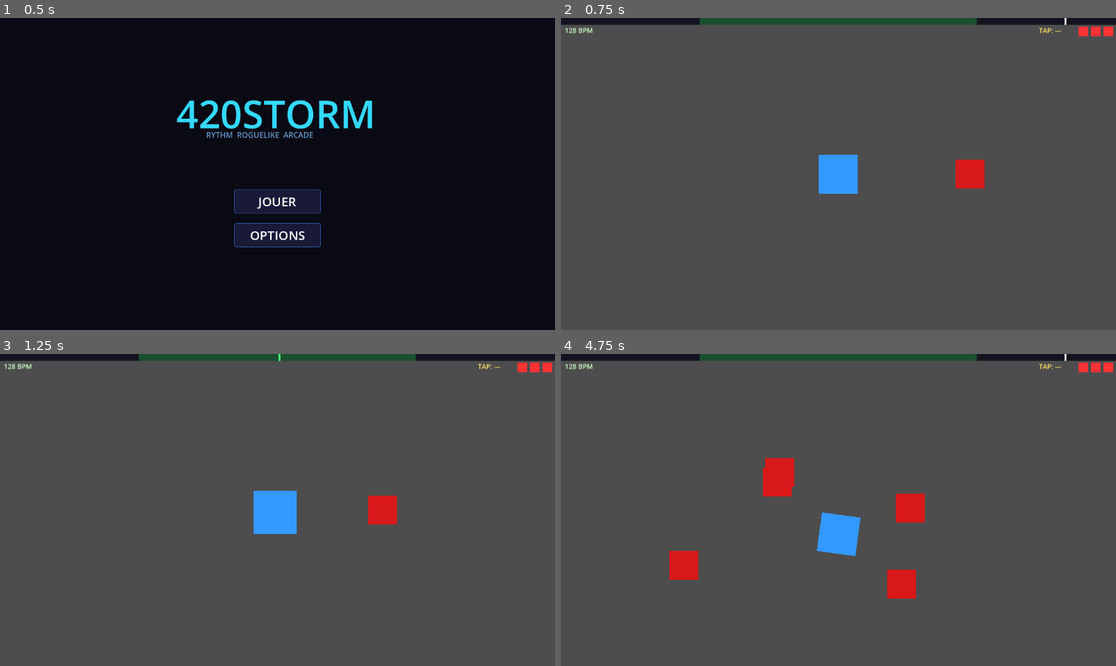
Above: before the commit, frames 1-4 (two rows, left to right).
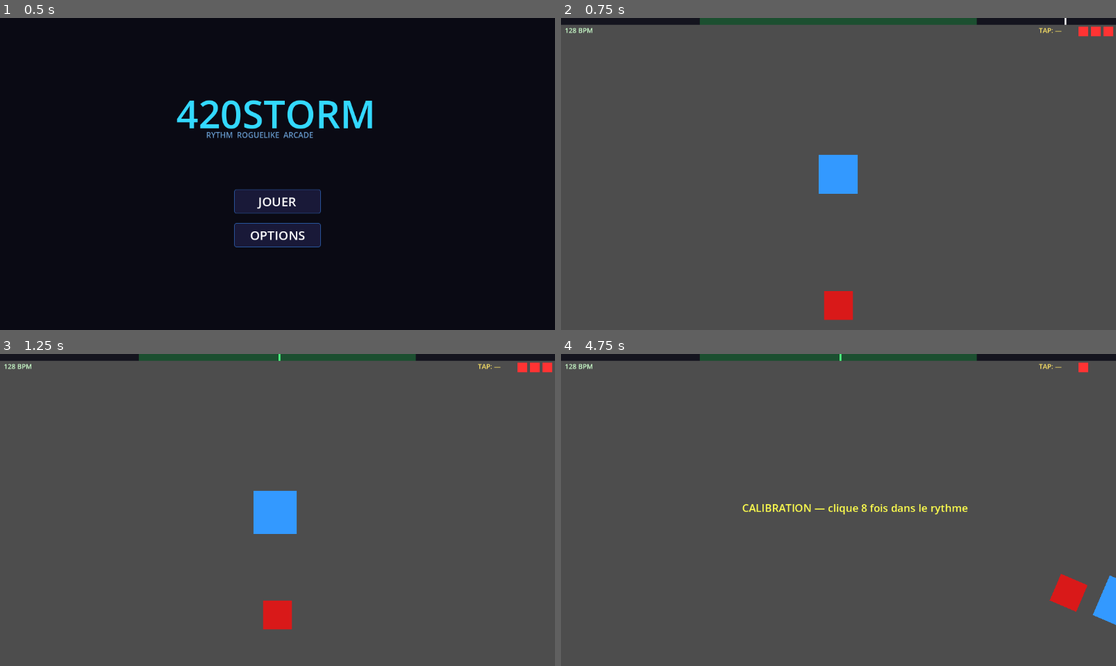
Above: after the commit, the same moments.

Repository: Telooss/420STROM
Game: Godot game, scene res://scenes/menu.tscn
Two runs of this game, one before a commit and one after it. Both use one fixed random seed, a clock stepped at 60 frames per second and the inputs below.
Inputs (mouse positions are in pixels of both pictures, inside the frame that each line leads up to):
- Up to frame 1 (0.5 s): no input
- Up to frame 2 (0.75 s): click "JOUER" at 0.5 s
- Up to frame 3 (1.25 s): no input
- Up to frame 4 (4.75 s): tap Enter at 1.25 s; move the mouse to (960, 494) at 1.27 s; hold D 1.28-2.03 s; tap R at 1.35, 2.1, 3.05, 3.8, 4.55 s; click (960, 494) at 1.42 s; move the mouse to (727, 525) at 2.02 s; hold S 2.03-2.78 s; move the mouse to (894, 441) at 2.77 s; hold Z 2.78-3.53 s; hold D 2.78-4.28 s; move the mouse to (810, 572) at 3.52 s; tap Q at 3.6 s; click (810, 572) at 3.67 s; move the mouse to (1005, 556) at 4.27 s; hold S from 4.28 s (still down); tap C at 4.35 s

Frame 1 is identical in both runs. In frame 2, 1.0% of the frame differs, in the area x 47-77%, y 45-97%; in frame 3, 1.0%; in frame 4, 4.5%, in the area x 19-100%, y 0-87%.
Error before the commit: Trying to call an async function without "await". (res://scripts/beat_controller.gd:160)

Commit message:
fix: game over propre — world node + freeze input + restart clean
- _world Node2D : ennemis/projectiles enfants de la scène → nettoyés au reload
- _dead bloque _process et _input immédiatement
- Game over : vide _world, stop musique, affiche overlay
- Restart R géré dans beat_controller (plus dans HUD)
- Fix scope vp dans show_game_over

Co-Authored-By: Claude Sonnet 4.6 <noreply@anthropic.com>

Diff:
--- a/scripts/beat_controller.gd
+++ b/scripts/beat_controller.gd
@@ -6,6 +6,7 @@
 ## ⚠ Doit rester identique à hit_window_ms dans hud.gd
 @export var hit_window_ms: float = 234.0
 @export var speed: float = 300.0
+@export var max_hp: int = 3
 
 @onready var player_rect: ColorRect = $ColorRect
 
@@ -18,8 +19,6 @@
 signal calibration_status(text: String)
 signal combo_changed(count: int)
 signal hp_changed(current: int, maximum: int)
-
-@export var max_hp: int = 3
 
 var beat_interval: float = 0.5
 var combo: int = 0
@@ -33,6 +32,7 @@
 var _click_player: AudioStreamPlayer
 var _hit_cooldown: bool = false
 var _dead: bool = false
+var _world: Node2D  # Conteneur pour ennemis + projectiles — nettoyé au reload
 
 const BASE_COLOR  := Color(0.2, 0.6, 1.0, 1)
 const THUNK_COLOR := Color(1.0, 1.0, 1.0, 1)
@@ -42,10 +42,16 @@
 	add_to_group("player")
 	hp = max_hp
 	player_rect.color = BASE_COLOR
+
+	_world = Node2D.new()
+	_world.name = "World"
+	add_child(_world)
+
 	_click_player = AudioStreamPlayer.new()
 	_click_player.stream = _make_click_stream()
 	_click_player.volume_db = 3.0
 	add_child(_click_player)
+
 	_load_settings()
 	MusicManager.song_changed.connect(_on_song_changed)
 	var songs := MusicManager.scan_songs()
@@ -60,6 +66,8 @@
 	beat_interval = 60.0 / MusicManager.current_bpm
 
 func _process(delta: float) -> void:
+	if _dead:
+		return
 	_handle_movement(delta)
 	look_at(get_global_mouse_position())
 	if not MusicManager.is_playing():
@@ -67,7 +75,6 @@
 	var phase_norm := fmod(_compensated_pos(), beat_interval) / beat_interval
 	var pulse := 1.0 + 0.12 * (cos(TAU * phase_norm) * 0.5 + 0.5)
 	player_rect.scale = Vector2(pulse, pulse)
-	# Click sonore sur chaque beat pendant la calibration (même pipeline audio que la musique)
 	if _calibrating and phase_norm < 0.05 and _last_phase > 0.95:
 		_click_player.play()
 	_last_phase = phase_norm
@@ -81,6 +88,12 @@
 	position += direction.normalized() * speed * delta
 
 func _input(event: InputEvent) -> void:
+	# Restart uniquement quand mort
+	if _dead:
+		if event is InputEventKey and event.pressed and event.keycode == KEY_R:
+			get_tree().reload_current_scene()
+		return
+
 	if event is InputEventKey and event.pressed and not event.echo:
 		if event.keycode == KEY_C:
 			_start_calibration()
@@ -91,13 +104,12 @@
 			else:
 				_on_player_shoot()
 
-# ── Calibration ──────────────────────────────────────────────────────────────
+# ── Calibration ───────────────────────────────────────────────────────────────
 
 func _start_calibration() -> void:
 	_calibrating = true
 	_calib_phases.clear()
 	calibration_status.emit("CALIBRATION — clique %d fois dans le rythme" % CALIB_TAPS)
-	print("=== Calibration démarrée — tape %d fois dans le rythme ===" % CALIB_TAPS)
 
 func _record_calib_tap() -> void:
 	if not MusicManager.is_playing():
@@ -106,13 +118,11 @@
 	_calib_phases.append(phase)
 	var remaining := CALIB_TAPS - _calib_phases.size()
 	calibration_status.emit("CALIBRATION — encore %d taps..." % remaining if remaining > 0 else "")
-	print("Tap %d/%d — phase %.0f%%" % [_calib_phases.size(), CALIB_TAPS, phase * 100])
 	if _calib_phases.size() >= CALIB_TAPS:
 		_finish_calibration()
 
 func _finish_calibration() -> void:
 	_calibrating = false
-	# Moyenne circulaire pour gérer le wrap-around (ex: 90% et 10% → moyenne ≈ 0%)
 	var sum_sin := 0.0
 	var sum_cos := 0.0
 	for p in _calib_phases:
@@ -123,7 +133,6 @@
 	MusicManager.latency_offset_ms = offset_ms
 	_save_settings(offset_ms)
 	calibration_status.emit("Calibration OK — offset %.0fms" % offset_ms)
-	print("=== Calibration terminée — offset appliqué : %.0fms ===" % offset_ms)
 
 func _save_settings(offset_ms: float) -> void:
 	var file := FileAccess.open(SETTINGS_PATH, FileAccess.WRITE)
@@ -138,7 +147,6 @@
 	file.close()
 	if data is Dictionary:
 		MusicManager.latency_offset_ms = float(data.get("latency_offset_ms", 0.0))
-		print("Settings chargés — latency_offset: %.0fms" % MusicManager.latency_offset_ms)
 
 # ── Gameplay ──────────────────────────────────────────────────────────────────
 
@@ -163,15 +171,17 @@
 	var p := PROJECTILE_SCENE.instantiate()
 	p.on_beat = on_beat
 	p.direction = Vector2.RIGHT.rotated(rotation)
-	get_parent().add_child(p)
+	_world.add_child(p)
 	p.global_position = global_position
 	var rect := p.get_node("ColorRect") as ColorRect
 	rect.color = Color(1.0, 1.0, 1.0, 1) if on_beat else Color(0.5, 0.5, 0.5, 0.6)
 
 func _spawn_enemy() -> void:
+	if _dead:
+		return
 	var e := ENEMY_SCENE.instantiate()
 	e.destroyed.connect(_on_enemy_destroyed)
-	get_parent().add_child(e)
+	_world.add_child(e)
 	var vp := get_viewport_rect()
 	var spawn_pos: Vector2
 	while true:
@@ -185,6 +195,8 @@
 		_thunk_hit()
 	else:
 		_miss()
+	if _dead:
+		return
 	await get_tree().create_timer(1.0).timeout
 	_spawn_enemy()
 
@@ -206,13 +218,11 @@
 	return maxf(MusicManager.get_playback_position() - song_offset, 0.0)
 
 func _thunk() -> void:
-	# Flash visuel au tir on-beat (pas de changement de combo)
 	player_rect.color = THUNK_COLOR
 	await get_tree().create_timer(0.05).timeout
 	player_rect.color = BASE_COLOR
 
 func _thunk_shot_miss() -> void:
-	# Tir off-beat dans le vide : feedback léger, pas de punition combo
 	player_rect.color = Color(0.5, 0.5, 0.5, 1)
 	await get_tree().create_timer(0.05).timeout
 	player_rect.color = BASE_COLOR
@@ -252,13 +262,15 @@
 func _game_over() -> void:
 	_dead = true
 	MusicManager.stop()
+	# Nettoie tous les ennemis et projectiles
+	for child in _world.get_children():
+		child.queue_free()
 	Engine.time_scale = 0.0
 	await get_tree().create_timer(0.3, true, false, true).timeout
 	Engine.time_scale = 1.0
 	get_node("HUD").show_game_over(combo)
 
 func _make_click_stream() -> AudioStreamWAV:
-	# Génère un beep 880Hz de 60ms — même bus audio que la musique = même latence
 	var wav := AudioStreamWAV.new()
 	wav.format = AudioStreamWAV.FORMAT_16_BITS
 	wav.mix_rate = 44100
--- a/scripts/hud.gd
+++ b/scripts/hud.gd
@@ -105,27 +105,19 @@
 
 func show_game_over(final_combo: int) -> void:
 	var vp := get_viewport().get_visible_rect().size
-
-	var overlay := _make_rect(Color(0, 0, 0, 0.75), vp, Vector2.ZERO)
+	_make_rect(Color(0, 0, 0, 0.75), vp, Vector2.ZERO)
 
 	var title := _make_label(Vector2(vp.x / 2.0 - 120, vp.y / 2.0 - 80), Color(1, 0.2, 0.2, 1))
 	title.text = "GAME OVER"
 	title.add_theme_font_size_override("font_size", 52)
 
-	var score := _make_label(Vector2(vp.x / 2.0 - 100, vp.y / 2.0), Color(1, 1, 1, 1))
+	var score := _make_label(Vector2(vp.x / 2.0 - 110, vp.y / 2.0), Color(1, 1, 1, 1))
 	score.text = "Meilleur combo : x%d" % final_combo
 	score.add_theme_font_size_override("font_size", 22)
 
 	var hint := _make_label(Vector2(vp.x / 2.0 - 80, vp.y / 2.0 + 50), Color(0.7, 0.7, 0.7, 1))
 	hint.text = "R pour recommencer"
 	hint.add_theme_font_size_override("font_size", 18)
-
-	set_process_input(true)
-
-func _input(event: InputEvent) -> void:
-	if event is InputEventKey and event.pressed:
-		if event.keycode == KEY_R:
-			get_tree().reload_current_scene()
 
 func _make_label(pos: Vector2, color: Color) -> Label:
 	var l := Label.new()
Not shown, added: scripts/menu.gd.uid
